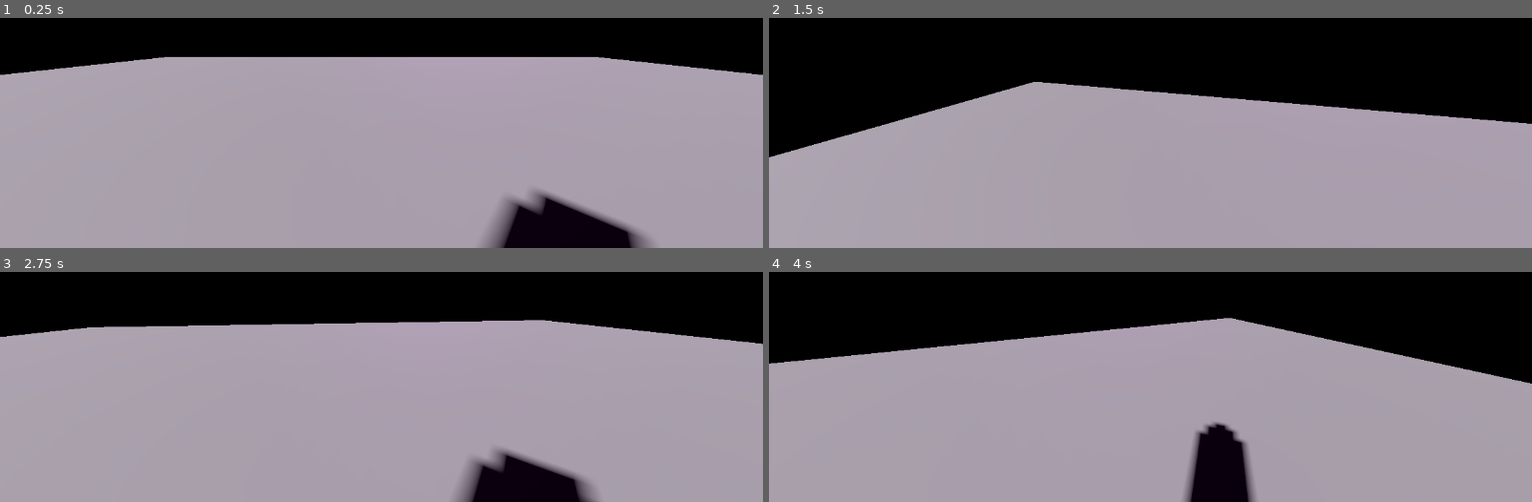
Above: before the commit, frames 1-4 (two rows, left to right).
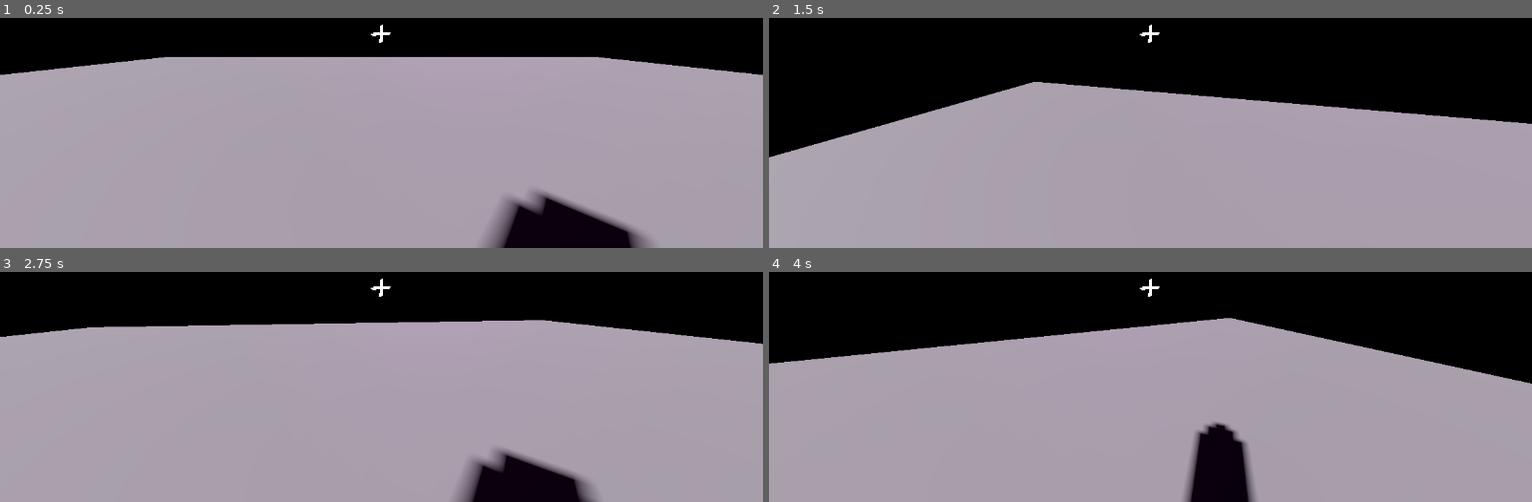
Above: after the commit, the same moments.

Repository: 1p6/Double-Cover
Game: Godot game, scene res://main.tscn
The game is run twice, just before and just after one commit, with the same random seed, the same clock (stepped at 60 frames per second) and the same inputs.
Inputs (mouse positions are in pixels of both pictures, inside the frame that each line leads up to):
- Up to frame 1 (0.25 s): no input
- Up to frame 2 (1.5 s): tap Enter at 0.5 s; move the mouse to (1188, 31) at 0.52 s; move the mouse to (1112, 36) at 1.27 s
- Up to frame 3 (2.75 s): move the mouse to (396, 281) at 2.02 s
- Up to frame 4 (4 s): tap Space at 2.75 s; move the mouse to (1142, 295) at 2.77 s; move the mouse to (1203, 292) at 3.52 s

The runs differ from the first frame. In frame 1, less than 0.1% of the frame differs, in the area x 48-52%, y 2-11%; in frame 2, less than 0.1%; in frame 3, less than 0.1%; in frame 4, less than 0.1%.

Commit message:
sort of transition thing i guess

Diff:
--- a/main.gdshader
+++ b/main.gdshader
@@ -4,6 +4,8 @@
 uniform sampler2D worldA : source_color;
 uniform sampler2D worldB : source_color;
 uniform sampler2D quatShader : source_color, filter_nearest;
+uniform sampler2D underUI : source_color, hint_screen_texture;
+uniform sampler2D noiseTex : source_color;
 uniform mat3 camTransform;
 
 varying vec3 posLinear;
@@ -25,6 +27,18 @@
 	return ((dir.yz/max(mag.x, 1e-6)+1.0)/2.0 + vec2(part, (sign(dir.x)+1.0)/2.0)) / vec2(3.0, 2.0);
 }
 
+float hash(in vec4 a, in float b) {
+	return sin(dot(a, vec4(827.972, 137.828, 894.827, 198.925)) + b*981.7927);
+}
+
+vec3 hash3(in vec4 a) {
+	return vec3(
+		hash(a, 1.0),
+		hash(a, 2.0),
+		hash(a, 3.0)
+	);
+}
+
 void vertex() {
 	// Called for every vertex the material is visible on.
 	posLinear = camTransform * vec3(UV*2.0-1.0, 1.0);
@@ -33,14 +47,24 @@
 void fragment() {
 	// Called for every pixel the material is visible on.
 	vec3 pos = normalize(posLinear);
-	float side = texture(quatShader, dirToUV(pos)).z;
-	vec4 aColor = texture(worldA, UV);
+	vec2 cubeUV = dirToUV(pos);
+	float side = texture(quatShader, cubeUV).z;
+	vec3 aColor = texture(worldA, UV).xyz;
 	//vec4 aColor = vec4(vec3(texture(quatShader, dirToUV(pos)).z), 1.0);
 	//vec4 aColor = texture(quatShader, dirToUV(pos));
 	//vec4 aColor = vec4(vec3(max(dot(sin(pos*32.0), vec3(1.0)), 0.0)*pos)/2.0+0.5, 1.0);
 	//vec4 aColor = vec4(vec3(pos.y)/2.0+0.5, 1.0);
-	vec4 bColor = texture(worldB, UV);
-	COLOR = mix(aColor, bColor, side);
+	vec3 bColor = texture(worldB, UV).xyz;
+	vec3 sinPos = sin(pos*200.0);
+	//vec3 noise = vec3(sinPos.x*sinPos.y*sinPos.z/2.0+0.5);
+	vec3 noise = texture(noiseTex, cubeUV).xyz;
+	COLOR = vec4(mix(mix(aColor, bColor, side), noise, side*(1.0-side)*1.0), 1.0);
+
+	vec4 under = texture(underUI, UV);
+	vec3 crosshairDiff = under.xyz - vec3(1, 0, 1);
+	if(dot(crosshairDiff, crosshairDiff) < 1e-3) {
+		COLOR.xyz = 1.0 - COLOR.xyz;
+	}
 }
 
 //void light() {
--- a/main.tscn
+++ b/main.tscn
@@ -1,9 +1,11 @@
-[gd_scene load_steps=16 format=3 uid="uid://7ly7a6m36fdp"]
+[gd_scene load_steps=18 format=3 uid="uid://7ly7a6m36fdp"]
 
 [ext_resource type="Script" path="res://rendering.gd" id="1_j8ejl"]
 [ext_resource type="Shader" path="res://main.gdshader" id="1_rlp0l"]
+[ext_resource type="Texture2D" uid="uid://bugp6c8n5lcal" path="res://crosshairs.png" id="2_855yc"]
 [ext_resource type="Shader" path="res://quaternion.gdshader" id="3_medhl"]
 [ext_resource type="PackedScene" uid="uid://b5o753f30myfi" path="res://wall.tscn" id="3_q5oyi"]
+[ext_resource type="Texture2D" uid="uid://bgi44lakq8s4w" path="res://noise.png" id="4_x800n"]
 
 [sub_resource type="ViewportTexture" id="ViewportTexture_0nl7y"]
 viewport_path = NodePath("Rendering/Quaternion")
@@ -21,6 +23,7 @@
 shader_parameter/worldA = SubResource("ViewportTexture_rklwj")
 shader_parameter/worldB = SubResource("ViewportTexture_d6kdv")
 shader_parameter/quatShader = SubResource("ViewportTexture_0nl7y")
+shader_parameter/noiseTex = ExtResource("4_x800n")
 
 [sub_resource type="ViewportTexture" id="ViewportTexture_0nt08"]
 viewport_path = NodePath("Rendering/Quaternion")
@@ -28,7 +31,7 @@
 [sub_resource type="ShaderMaterial" id="ShaderMaterial_30cst"]
 resource_local_to_scene = true
 shader = ExtResource("3_medhl")
-shader_parameter/fadeSpeed = 1.0
+shader_parameter/fadeSpeed = 0.8
 shader_parameter/cameraQuat = null
 shader_parameter/clear = null
 shader_parameter/deltaTime = null
@@ -60,14 +63,14 @@
 
 func _input(event: InputEvent) -> void:
 	if event is InputEventMouseMotion:
-		yaw += event.relative.x * SENSITIVITY
-		pitch += event.relative.y * SENSITIVITY
+		yaw += event.relative.x * SENSITIVITY;
+		pitch = clamp(pitch + event.relative.y * SENSITIVITY, -PI/2, PI/2);
 		cameraPos.quaternion = getLookQuat()
 	elif event.is_action(\"quit\"):
 		get_tree().quit()
 	elif event.is_action(\"reset\"):
 		position = orig_pos
-		$\"Camera Pos\".triggerSideReset()
+		#$\"Camera Pos\".triggerSideReset()
 
 func _physics_process(delta: float) -> void:
 	# Add the gravity.
@@ -147,6 +150,18 @@
 [node name="Rendering" type="Node" parent="."]
 script = ExtResource("1_j8ejl")
 
+[node name="TextureRect" type="TextureRect" parent="Rendering"]
+texture_filter = 1
+anchors_preset = -1
+anchor_left = 0.475
+anchor_top = 0.475
+anchor_right = 0.525
+anchor_bottom = 0.525
+grow_horizontal = 2
+grow_vertical = 2
+texture = ExtResource("2_855yc")
+stretch_mode = 5
+
 [node name="View" type="ColorRect" parent="Rendering"]
 material = SubResource("ShaderMaterial_a1db4")
 anchors_preset = 15
--- a/quaternion.gdshader
+++ b/quaternion.gdshader
@@ -86,6 +86,10 @@
 	return current + sign(target - current) * amount;
 }
 
+vec3 mixCube(vec3 a, vec3 b, float amount) {
+	return vec3(normalize(mix(a.xy, b.xy, amount)), mix(a.z, b.z, amount));
+}
+
 void fragment() {
 	// Called for every pixel the material is visible on.
 	if(clear) {
@@ -102,19 +106,22 @@
 		vec4 currentQuat = quatMult(quatBetween(lookDir, dir), cameraQuat);
 		float nextSide = prev.z;
 		//if(dot(prevQuat, currentQuat)*10.0 < hash(vec4(dir, TIME))) {
-		if(dot(prevQuat, currentQuat) < -0.2) {
-			nextSide = 1.0-nextSide;
-		}
+		float nextSideMix = clamp(dot(prevQuat, currentQuat)*5.0, -1.0, 1.0)/2.0+0.5;
+		nextSide = mix(1.0-nextSide, nextSide, nextSideMix);
+		//if(dot(prevQuat, currentQuat) < -0.2) {
+			//nextSide = 1.0-nextSide;
+		//}
 		vec2 nextRot = normalize(quatMult(quatConj(directQuat), currentQuat).zw);
 
-		vec3 nextColor;
-		if(dot(dir, lookDir) > 0.0) { // pixel is visible
-			nextColor = vec3(nextRot, nextSide);
-		} else { // pixel is not visible
-			nextColor = prev.xyz;
-		}
+		float nextColorMix = clamp(dot(dir, lookDir)*5.0, -1.0, 1.0)/2.0+0.5;
+		vec3 nextColor = mixCube(prev.xyz, vec3(nextRot, nextSide), nextColorMix);
+		//if(dot(dir, lookDir) > 0.0) { // pixel is visible
+			//nextColor = vec3(nextRot, nextSide);
+		//} else { // pixel is not visible
+			//nextColor = prev.xyz;
+		//}
 		vec3 prevCenter = texture(previousFrame, dirToUV(lookDir)).xyz;
-		vec3 fadeToColor = vec3(nextRot, round(prevCenter.z));
+		vec3 fadeToColor = vec3(nextRot, clamp((prevCenter.z-0.5)*10.0, -0.5, 0.5)+0.5);
 		float fadeAmount = fadeSpeed * deltaTime;
 		COLOR = vec4(normalize(mix(nextColor.xy, fadeToColor.xy, fadeAmount)),
 				moveTowards(nextColor.z, fadeToColor.z, fadeAmount), 1.0);
Binary file added: crosshairs.png
Not shown, added: crosshairs.png.import
Binary file added: noise.png
Not shown, added: noise.png.import
